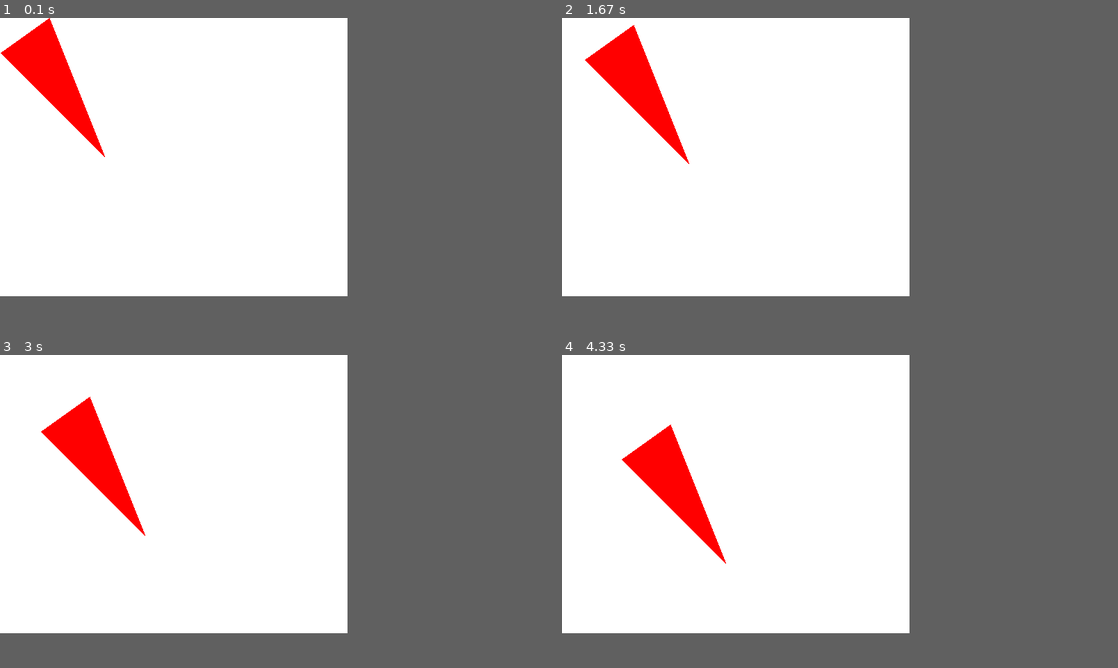
Above: before the commit, frames 1-4 (two rows, left to right).
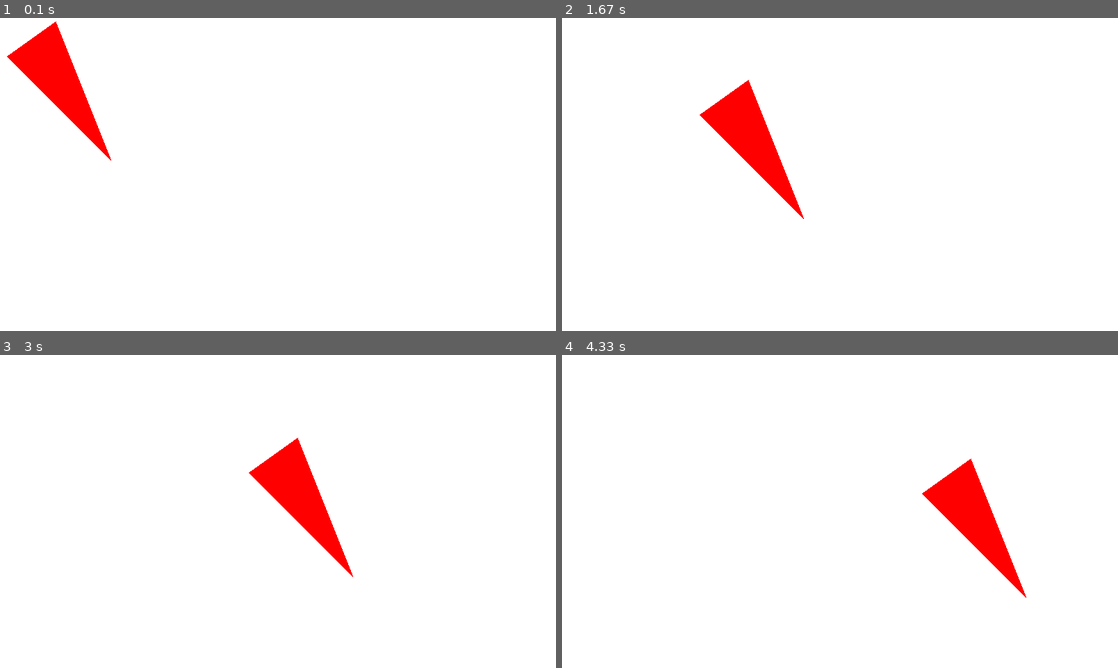
Above: after the commit, the same moments.

Repository: bcornille/flabbybird
Game: pygame game, started from hw2.py
Two runs of this game, one before a commit and one after it. Both use one fixed random seed, a clock stepped at 60 frames per second and the inputs below.
Inputs:
- Up to frame 1 (0.1 s): no input
- Up to frame 2 (1.67 s): tap Enter at 0.33 s
- Up to frame 3 (3 s): tap Space at 1.67, 2.07, 2.37, 2.57, 2.9 s
- Up to frame 4 (4.33 s): tap Space at 3.2, 3.4, 3.7, 3.97, 4.3 s
In our replay, the window is 500x400 before the commit and 800x450 after it. These sizes can differ from the game's own. Grey fills any space a smaller window leaves; there, only what the larger window draws over its background counts as a difference.

The runs differ from the first frame. In frame 1, 0.8% of the frame differs, in the area x 0-20%, y 0-46%; in frame 2, 5.1%, in the area x 4-44%, y 2-65%; in frame 3, 5.1%; in frame 4, 5.1%.

Commit message:
Added winsize so that window size can be adjusted.

Diff:
--- a/hw2.py
+++ b/hw2.py
@@ -1,6 +1,7 @@
 import pygame, sys, pygame.locals
 pygame.init()
-window=pygame.display.set_mode((500, 400), 0, 32)
+winsize = (800, 450)
+window=pygame.display.set_mode(winsize, 0, 32)
 pygame.display.set_caption("Flabbybird")
 BLACK = (0, 0, 0)
 WHITE = (255, 255, 255)
@@ -25,12 +26,12 @@
             dy = 10
 
     for rect in rects:
-        rects[rect].right += 1
-        rects[rect].top += dy
-        if rects[rect].right > 500:
+        rects[rect].right += 2
+        rects[rect].top += 1 - dy
+        if rects[rect].right > winsize[0]:
             rects[rect].topleft=(0, 0)
 
     window.fill(WHITE)
     window.blit(triangle, rects['triangle'])
-    pygame.time.Clock().tick(20)
+    pygame.time.Clock().tick(60)
     pygame.display.update()
